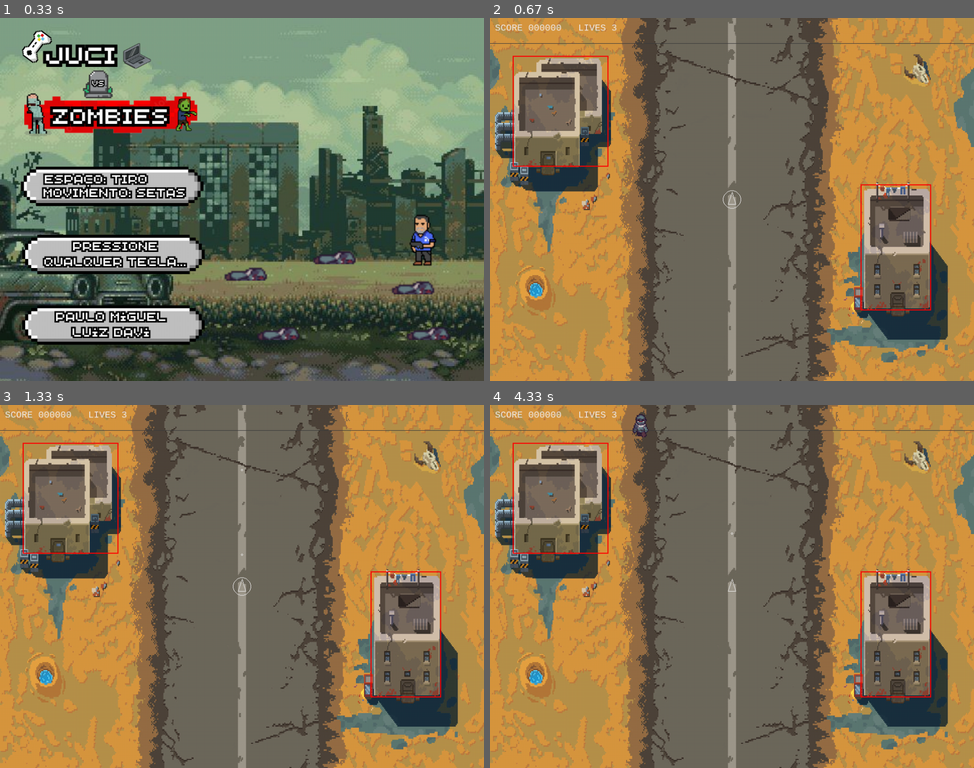
Above: before the commit, frames 1-4 (two rows, left to right).
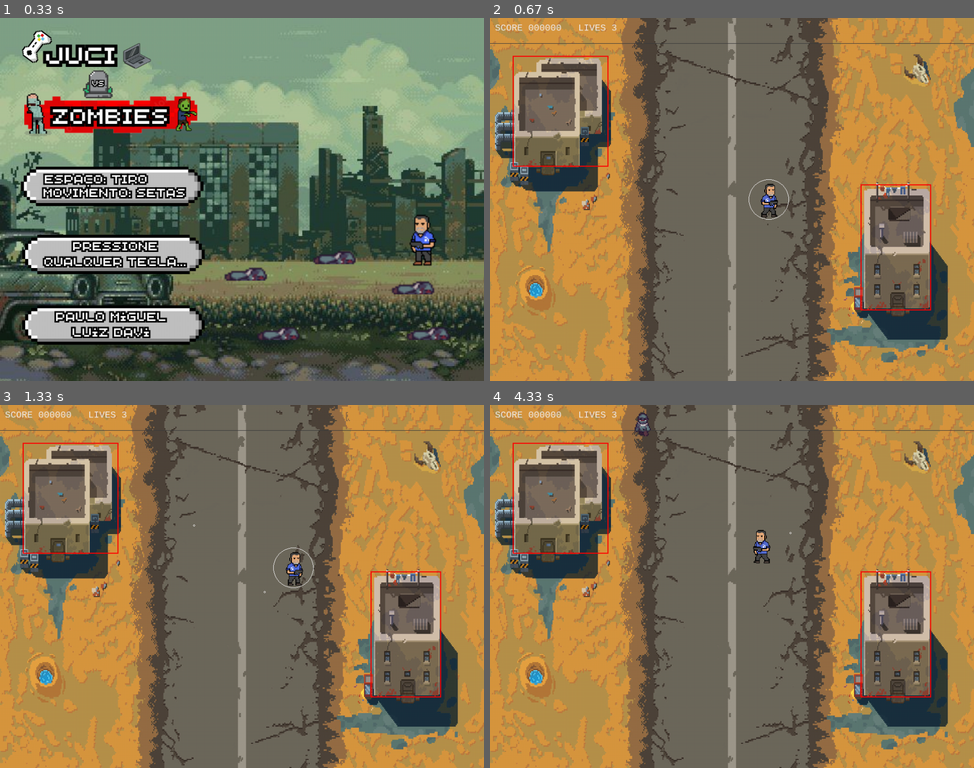
Above: after the commit, the same moments.

Repository: paulomiguel10/lpc2025-
Game: pygame game, started from Atividade010/src/main.py
The game is run twice, just before and just after one commit, with the same random seed, the same clock (stepped at 60 frames per second) and the same inputs.
Inputs (mouse positions are in pixels of both pictures, inside the frame that each line leads up to):
- Up to frame 1 (0.33 s): no input
- Up to frame 2 (0.67 s): hold D from 0.33 s (still down)
- Up to frame 3 (1.33 s): release D at 0.8 s; tap Space at 0.83, 1.23 s; hold W from 1.17 s (still down); move the mouse to (91, 669) at 1.2 s
- Up to frame 4 (4.33 s): release W at 1.47 s; press the mouse at (615, 513) at 1.53 s; move the mouse to (586, 546) at 1.63 s; release the mouse at (557, 575) at 1.77 s; hold D 1.83-2.3 s; move the mouse to (707, 680) at 1.87 s; tap Space at 1.9, 2.2, 2.4, 2.7, 2.97, 3.3, 3.6, 3.73, 4.13 s; hold A 2.33-2.87 s; move the mouse to (717, 524) at 2.37 s; hold S 2.9-3.2 s; move the mouse to (664, 510) at 2.93 s; hold A 3.23-3.63 s; move the mouse to (857, 553) at 3.27 s; hold W 3.67-4.03 s; move the mouse to (882, 579) at 3.7 s; hold D from 4.07 s (still down); move the mouse to (833, 521) at 4.1 s

Frame 1 is identical in both runs. In frame 2, 0.3% of the frame differs, in the area x 48-62%, y 44-56%; in frame 3, 0.3%; in frame 4, 0.4%, in the area x 29-63%, y 2-52%.

Commit message:
Adição do player

Diff:
--- a/Atividade010/src/sprites.py
+++ b/Atividade010/src/sprites.py
@@ -25,6 +25,7 @@
 menu = pg.image.load(MENU_PATH)
 menu = pg.transform.scale(menu, (WIDTH, HEIGHT))
 
+
 class Bullet(pg.sprite.Sprite):
     def __init__(self, pos: Vec, vel: Vec, owner: str = "ship"):
         super().__init__()
@@ -56,59 +57,128 @@
         super().__init__()
         self.pos = Vec(pos)
         self.vel = Vec(0, 0)
+        # Direção "olhando" inicial (apenas usada como fallback)
+        self.facing = Vec(0, -1)
         self.angle = -90
         self.r = C.SHIP_RADIUS
         self.cool = 0.0
         self.invuln = C.SAFE_SPAWN_TIME
-
-        self.image = pg.Surface((self.r * 2, self.r * 2), pg.SRCALPHA)
+        self.mouse_was_down = False
+
+        # Sprites de animação do player (até 11 quadros) usando juci.gif
+        self.sprites = []
+        try:
+            gif = Image.open(juci_gif)
+            while len(self.sprites) < 11:
+                gif.seek(len(self.sprites))
+                frame = gif.copy().convert("RGBA")
+                frame_surf = pg.image.fromstring(
+                    frame.tobytes(), frame.size, frame.mode
+                )
+                frame_surf = pg.transform.scale(
+                    frame_surf, (int(self.r * 5), int(self.r * 5))
+                )
+                self.sprites.append(frame_surf)
+        except EOFError:
+            # Se o GIF tiver menos de 11 quadros, usamos só os disponíveis
+            pass
+
+        self.current_frame = 0
+        self.anim_timer = 0.0
+        self.anim_speed = 0.12  # segundos por frame
+
+        if self.sprites:
+            self.image = self.sprites[0]
+        else:
+            # Fallback: superfície vazia, caso não carregue sprites
+            self.image = pg.Surface((self.r * 2, self.r * 2), pg.SRCALPHA)
+
         self.rect = self.image.get_rect(center=self.pos)
 
         Ship.instance = self
 
-    def rotate(self, dir: float, dt: float):
-        self.angle += dir * C.SHIP_TURN_SPEED * dt
-
-    def accelerate(self, dt: float):
-        dirv = angle_to_vec(self.angle)
-        self.vel += dirv * C.SHIP_THRUST * dt
-
     def update(self, dt: float, keys):
-        if keys[pg.K_LEFT]:
-            self.rotate(-1, dt)
-        if keys[pg.K_RIGHT]:
-            self.rotate(1, dt)
-
-        # Aceleração
-        if keys[pg.K_UP]:
-            self.accelerate(dt)
-        else:
-            # Sem tecla de acelerar: para completamente
+        """Atualiza posição, animação e ações do player.
+
+        Movimento em quatro direções usando as setas.
+        A animação só roda quando o player está se movendo.
+        """
+        moving = False
+        move_dir = Vec(0, 0)
+
+        # Movimento horizontal
+        if keys[pg.K_a]:
+            move_dir.x -= 1
+            moving = True
+        if keys[pg.K_d]:
+            move_dir.x += 1
+            moving = True
+
+        # Movimento vertical
+        if keys[pg.K_w]:
+            move_dir.y -= 1
+            moving = True
+        if keys[pg.K_s]:
+            move_dir.y += 1
+            moving = True
+
+        # Normaliza direção e aplica velocidade
+        if move_dir.length_squared() > 0:
+            move_dir = move_dir.normalize()
+            self.vel = move_dir * C.SHIP_THRUST
+        else:
+            # Parado: sem velocidade
             self.vel.xy = (0, 0)
 
-        # Fogo
-        if keys[pg.K_SPACE]:
+        # Tiro (mirando com o mouse) no clique esquerdo (apenas na transição solto->pressionado)
+        mouse_down = pg.mouse.get_pressed()[0]
+        if mouse_down and not self.mouse_was_down:
             self.fire()
-
-        # Hiperespaço
-        if keys[pg.K_LSHIFT] or keys[pg.K_RSHIFT]:
-            self.hyperspace()
+        self.mouse_was_down = mouse_down
 
         if self.cool > 0:
             self.cool -= dt
         if self.invuln > 0:
             self.invuln -= dt
 
+        # Movimento físico
         self.pos += self.vel * dt
         self.pos = wrap_pos(self.pos)
-        self.rect.center = self.pos
+
+        # Animação do juci.gif
+        if moving and self.sprites:
+            self.anim_timer += dt
+            if self.anim_timer >= self.anim_speed:
+                self.anim_timer = 0.0
+                self.current_frame = (self.current_frame + 1) % len(self.sprites)
+        else:
+            self.current_frame = 0
+            self.anim_timer = 0.0
+
+        if self.sprites:
+            self.image = self.sprites[self.current_frame]
+            self.rect = self.image.get_rect(center=self.pos)
+        else:
+            self.rect.center = self.pos
 
     def fire(self) -> "Bullet | None":
+        """Dispara em direção ao mouse."""
         if self.cool > 0:
             return None
-        dirv = angle_to_vec(self.angle)
+
+        mouse_pos = Vec(pg.mouse.get_pos())
+        dirv = mouse_pos - self.pos
+
+        if dirv.length_squared() == 0:
+            dirv = Vec(0, -1)
+        else:
+            dirv = dirv.normalize()
+
+        # Atualiza facing apenas para consistência se for usado em outro lugar
+        self.facing = Vec(dirv)
+
         pos = self.pos + dirv * (self.r + 6)
-        vel = self.vel + dirv * C.SHIP_BULLET_SPEED
+        vel = dirv * C.SHIP_BULLET_SPEED
         self.cool = C.SHIP_FIRE_RATE
         return Bullet(pos, vel)
 
@@ -118,21 +188,23 @@
         self.invuln = 1.0
 
     def draw(self, surf: pg.Surface):
-        dirv = angle_to_vec(self.angle)
-        left = angle_to_vec(self.angle + 140)
-        right = angle_to_vec(self.angle - 140)
-
-        tip = self.pos + dirv * self.r
-        left_pt = self.pos + left * self.r * 0.8
-        right_pt = self.pos + right * self.r * 0.8
-
-        draw_poly(surf, [tip, left_pt, right_pt])
-
+        # Desenha o sprite atual do player olhando para a mira (esquerda/direita)
+        if hasattr(self, "image") and self.image:
+            mouse_x, _ = pg.mouse.get_pos()
+            img = self.image
+            # Se o mouse estiver à esquerda do player, espelha o sprite na horizontal
+            if mouse_x < self.pos.x:
+                img = pg.transform.flip(self.image, True, False)
+            rect = img.get_rect(center=self.pos)
+            surf.blit(img, rect)
+
+        # Contorno de invulnerabilidade permanece em volta do personagem
         if self.invuln > 0:
-            # contorno de invulnerabilidade
-            draw_circle(surf, self.pos, self.r + 3)
-
-zombiemov_gif = os.path.join(BASE_DIR,"sprites","zombie_anda.gif")
+            raio = max(self.rect.width, self.rect.height) // 2
+            draw_circle(surf, self.pos, raio + 3)
+zombiemov_gif = os.path.join(BASE_DIR, "sprites", "zombie_anda.gif")
+juci_gif = os.path.join(BASE_DIR, "sprites", "juci.gif")
+
 
 class UFO(pg.sprite.Sprite):
     def __init__(self, pos: Vec, target: pg.sprite.Sprite):
@@ -141,7 +213,7 @@
         self.turn_rate = math.radians(120)
         self.atual = 0
         self.anim_timer = 0
-        self.anim_speed = 0.12 #segundos por frame
+        self.anim_speed = 0.12  # segundos por frame
         self.r = 16
 
         # Carregar sprites
@@ -152,7 +224,8 @@
             while True:
                 gif.seek(len(self.sprites))
                 frame = gif.copy().convert("RGBA")
-                zombiewalk_img = pg.image.fromstring(frame.tobytes(), frame.size, frame.mode)
+                zombiewalk_img = pg.image.fromstring(
+                    frame.tobytes(), frame.size, frame.mode)
 
                 # ESCALA
                 zombiewalk_img = pg.transform.scale(zombiewalk_img, (32, 48))
@@ -162,7 +235,7 @@
             pass
 
         self.image = self.sprites[0]
-        self.rect = self.image.get_rect(center = pos)
+        self.rect = self.image.get_rect(center=pos)
 
         self.pos = Vec(pos)
         self.target = target
@@ -196,14 +269,14 @@
         self.pos += self.dir * self.speed * dt
         self.pos = wrap_pos(self.pos)
         self.rect.center = self.pos
-        #Animation
+        # Animation
         self.anim_timer += dt
         if self.anim_timer >= self.anim_speed:
             self.anim_timer = 0
             self.atual = (self.atual + 1) % len(self.sprites)
 
             self.image = self.sprites[self.atual]
-            self.rect = self.image.get_rect(center =self.rect.center)
+            self.rect = self.image.get_rect(center=self.rect.center)
 
     def draw(self, surf: pg.Surface):
         surf.blit(self.image, self.rect)
Binary file added: Atividade010/sprites/juci.gif
